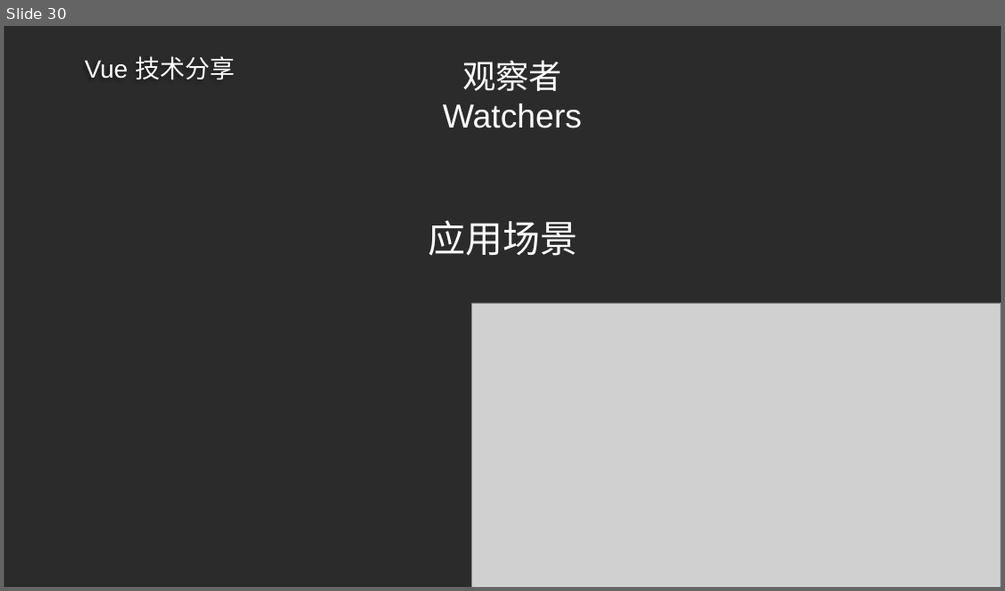
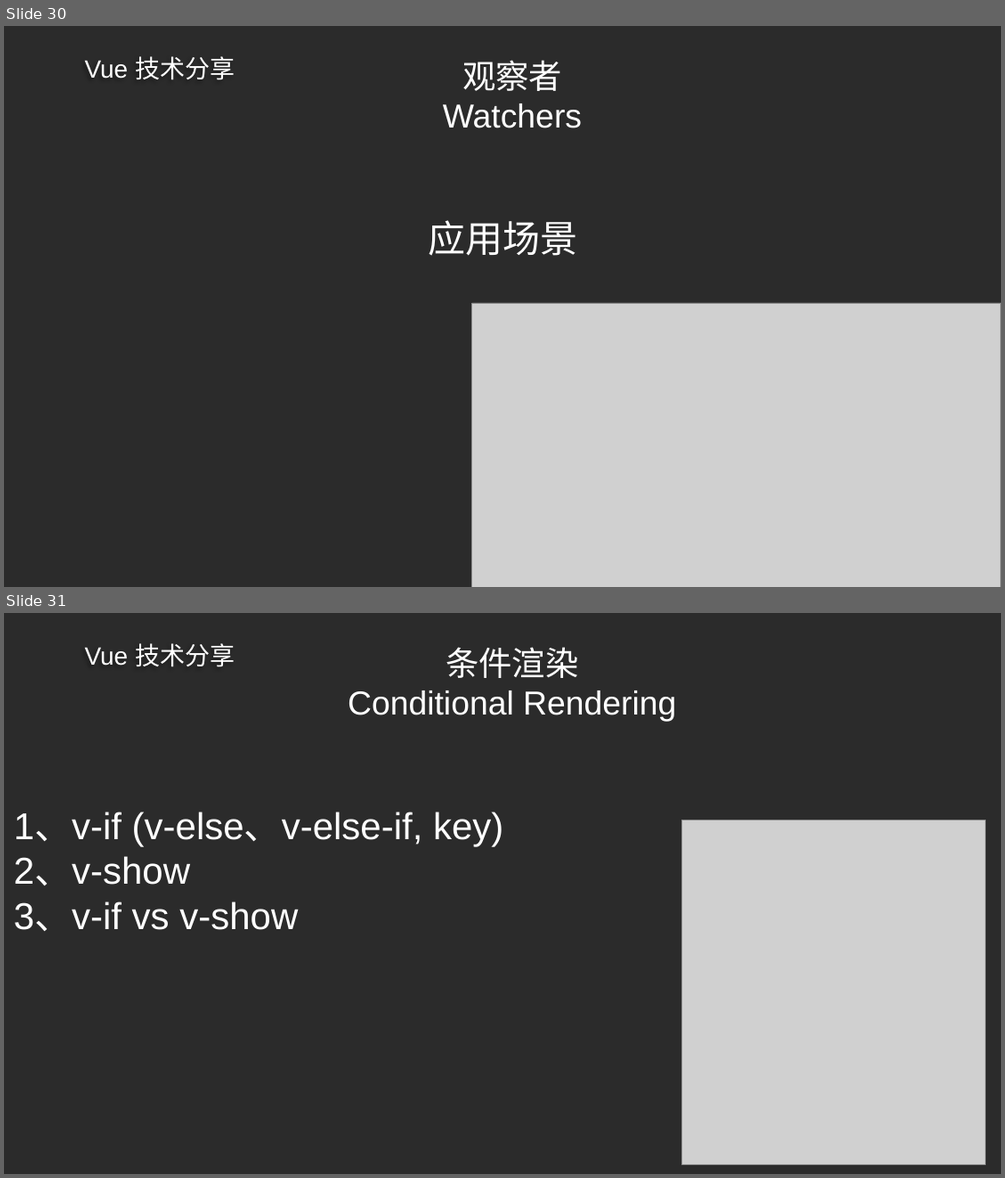
Before and after one commit to ldjdd/traing-library, a slide deck: vue/成稿.pptx. Shown one above the other, each under a label of ours: slide 30 before the commit, slides 30 and 31 after it. The pictures are 1005x591 and 1005x1178 pixels, drawn with LibreOffice and Linux fonts; fonts in the diff are those of the drawing; grey boxes stand for pictures; background and template pictures are left out; a plain dark background stands for a picture behind light text. Boxes give left, top, right and bottom in pixels: in the first picture for what was removed or moved away, otherwise in the second. Text is boxed around its words. In the diff, an @@ line names an element or a change of style, - is before the commit and + after.

```diff
--- a/vue/成稿.pptx
+++ b/vue/成稿.pptx
@@ slide 31 added at box(4, 613, 1001, 1174), background picture (left out); not listed: 1 template element that a slide beside it also shows @@
@@ title added at box(348, 647, 676, 722), 32 pt, text #FFFFFF @@
+条件渲染
+Conditional Rendering
@@ text added at box(14, 811, 503, 931), 36 pt, text #FFFFFF @@
+1、v-if (v-else、v-else-if, key)
+2、v-show
+3、v-if vs v-show
@@ picture added at box(681, 820, 985, 1164) @@
```
Also in this commit, not shown: 1 other slide added, 11 other files.
